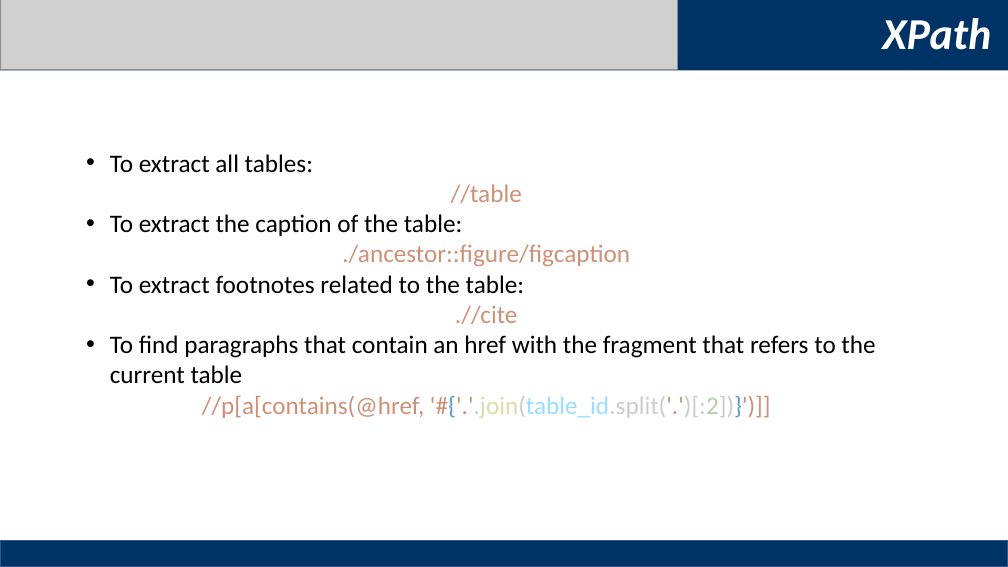
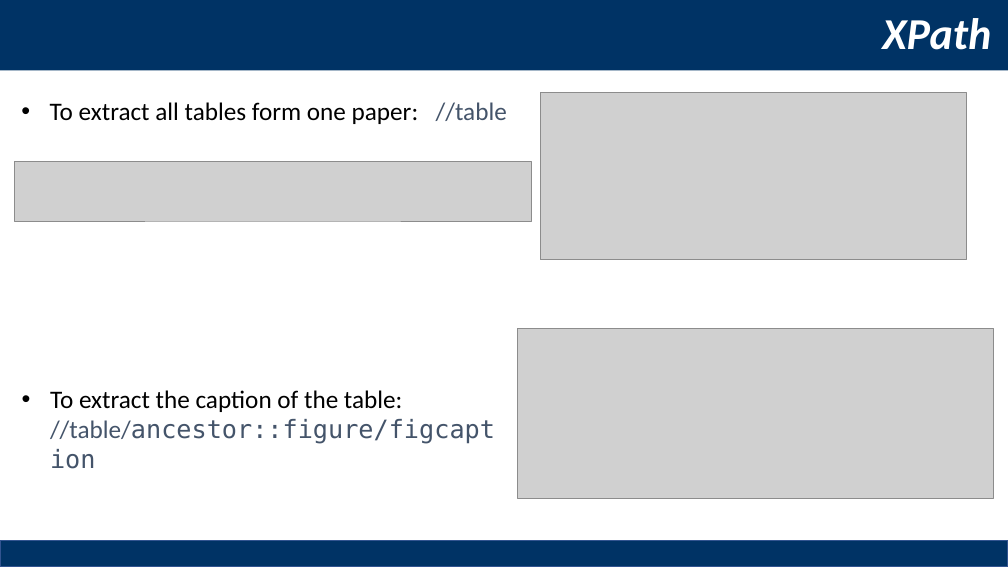
Before and after one commit to haowen3012/ID-Homerwork1, a slide deck: slide 5 of homework1/Homework1.pptx. Drawn at 1008x567 pixels with LibreOffice and Linux fonts; fonts in the diff are those of the drawing; grey boxes stand for pictures. Boxes give left, top, right and bottom in pixels: in the first picture for what was removed or moved away, otherwise in the second. Text is boxed around its words. In the diff, an @@ line names an element or a change of style, - is before the commit and + after.

```diff
--- a/homework1/Homework1.pptx
+++ b/homework1/Homework1.pptx
@@ picture removed at (x1=0, y1=0, x2=678, y2=69) @@
@@ text added at (x1=50, y1=102, x2=507, y2=124), 24 pt, text #000000 @@
+• To extract all tables form one paper: //table
@@ picture added at (x1=540, y1=92, x2=966, y2=260) @@
@@ picture added at (x1=14, y1=162, x2=532, y2=222) @@
@@ text removed at (x1=110, y1=154, x2=875, y2=418) @@
-• To extract all tables:
-//table
-• To extract the caption of the table:
-./ancestor::figure/figcaption
-• To extract footnotes related to the table:
-.//cite
-• To find paragraphs that contain an href with the fragment that refers to the current table
-//p[a[contains(@href, '#{'.'.join(table_id.split('.')[:2])}')]]
@@ picture added at (x1=517, y1=328, x2=994, y2=498) @@
@@ text added at (x1=50, y1=390, x2=495, y2=444), 24 pt, text #44546A @@
+• To extract the caption of the table: //table/ancestor::figure/figcaption
```
Also in this commit, not shown: 4 other slides changed, 2 slides added, 2 other files.
